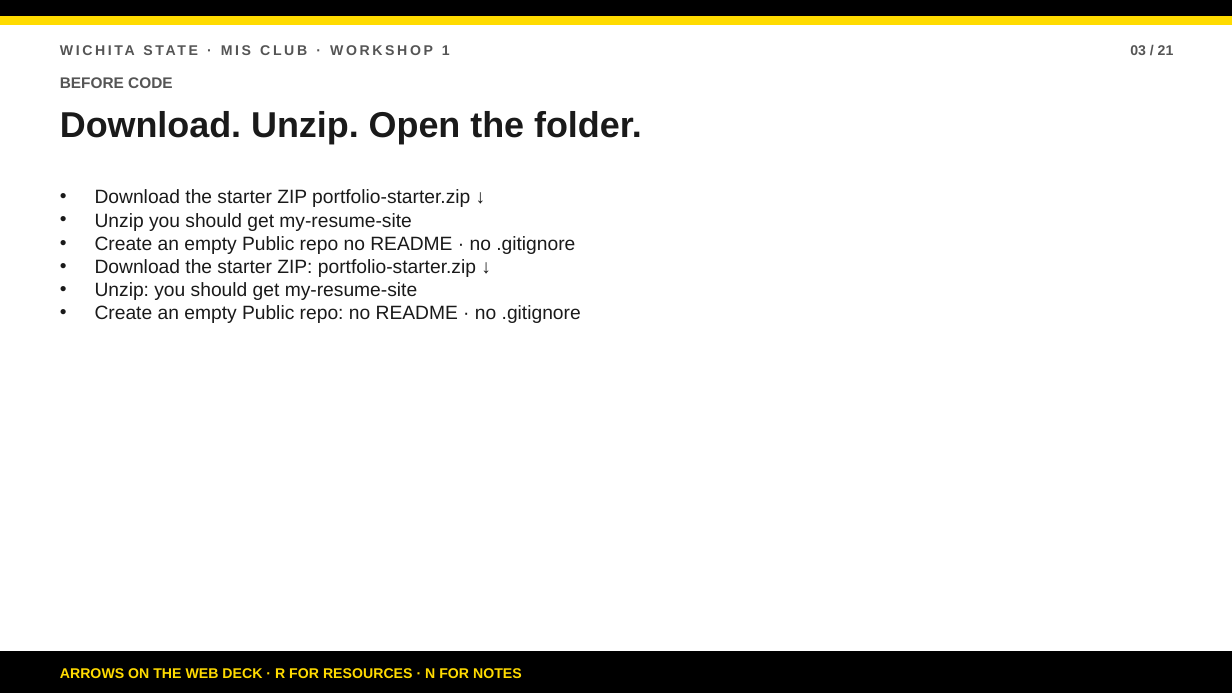
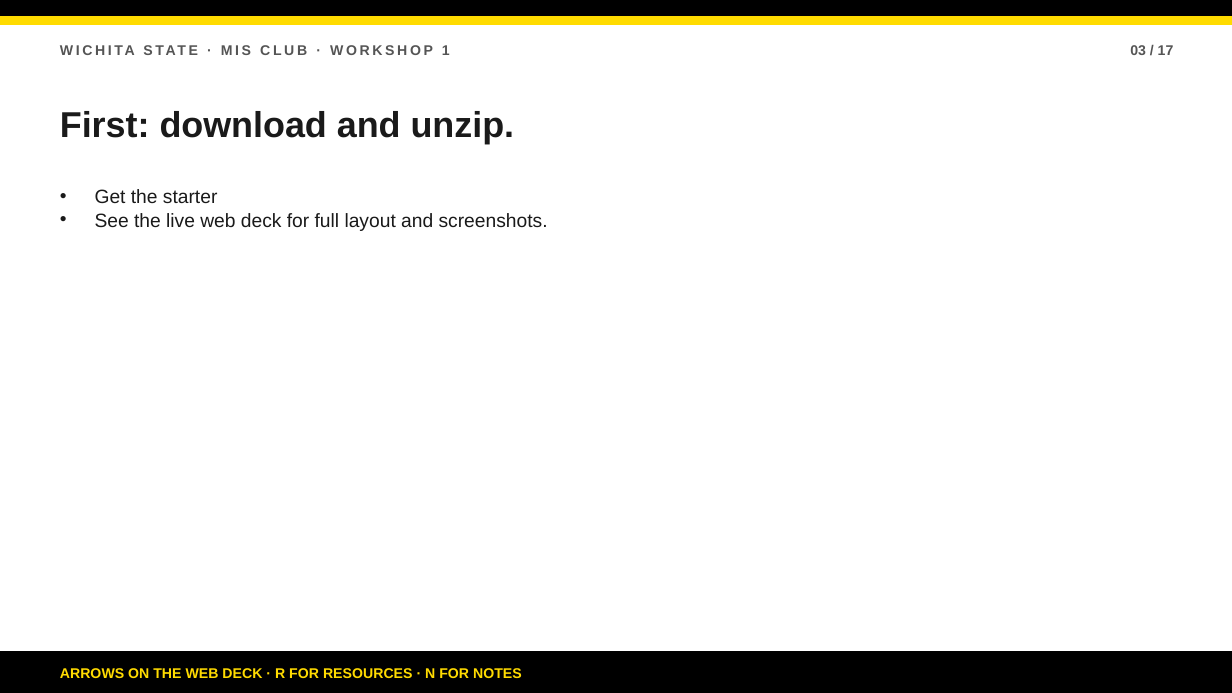
Before and after one commit to bsbcyber/workshop-site, a slide deck: slide 3 of downloads/workshop-1-presentation.pptx. Drawn at 1232x693 pixels with LibreOffice and Linux fonts; fonts in the diff are those of the drawing. Boxes give left, top, right and bottom in pixels: in the first picture for what was removed or moved away, otherwise in the second. Text is boxed around its words. In the diff, an @@ line names an element or a change of style, - is before the commit and + after.

```diff
--- a/downloads/workshop-1-presentation.pptx
+++ b/downloads/workshop-1-presentation.pptx
@@ text at (1130, 45, 1174, 55): text changed @@
-03 / 21
+03 / 17
@@ text removed at (60, 77, 172, 88) @@
-BEFORE CODE
@@ text at (60, 111, 515, 144): text changed @@
-Download. Unzip. Open the folder.
+First: download and unzip.
@@ text removed at (95, 189, 581, 323) @@
-• Download the starter ZIP portfolio-starter.zip ↓
-• Unzip you should get my-resume-site
-• Create an empty Public repo no README · no .gitignore
-• Download the starter ZIP: portfolio-starter.zip ↓
-• Unzip: you should get my-resume-site
-• Create an empty Public repo: no README · no .gitignore
@@ text added at (95, 189, 548, 231), 15 pt, text #1A1A1A @@
+• Get the starter
+• See the live web deck for full layout and screenshots.
```
Also in this commit, not shown: 15 other slides changed, 1 slide added, 5 slides removed, 9 other files.
